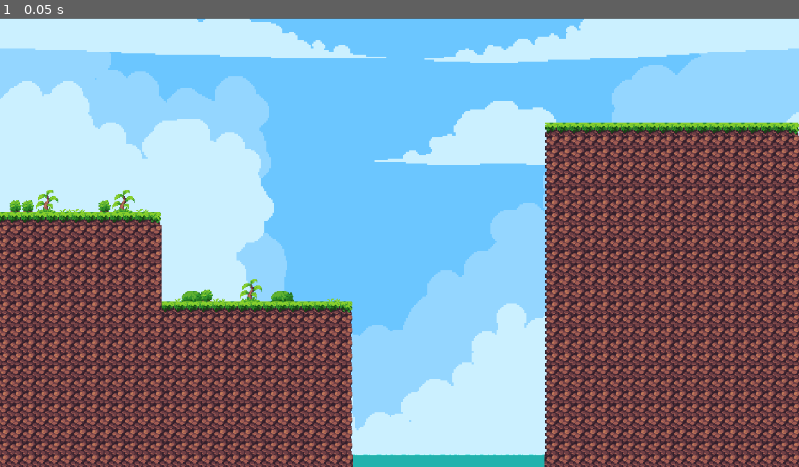
Above: before the commit, frame 1.
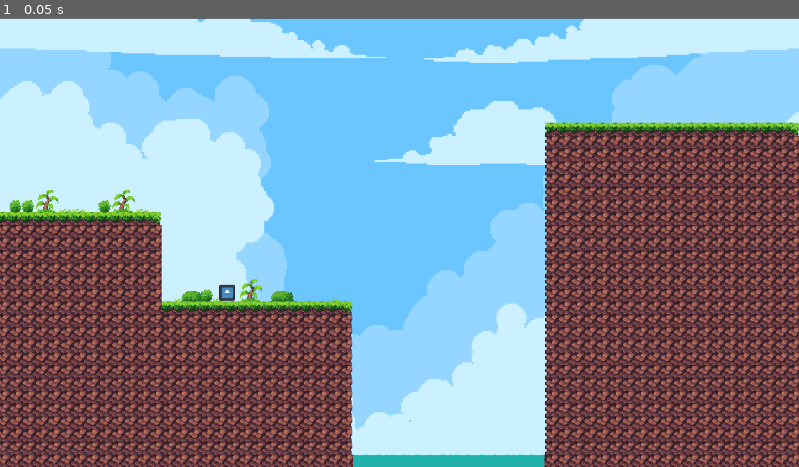
Above: after the commit, the same moment.

Repository: MichaelRRyan/ggj2024
Game: Godot game, scene res://gameplay/gameplay.tscn
Same seed, same stepped clock (60 frames per second), same inputs: the game is played once before the commit and once after it. The engine's default icon, where the game draws it, is replaced by a stand-in: a white triangle on a blue panel in a dark square.
Inputs:
- Up to frame 1 (0.05 s): no input

The runs differ from the first frame. In frame 1, less than 0.1% of the frame differs, in the area x 27-30%, y 59-64%.

Commit message:
Added pickup hover, click and release sensing

Diff:
--- /dev/null
+++ b/features/entity/entity.tscn
@@ -0,0 +1,28 @@
+[gd_scene load_steps=5 format=3 uid="uid://c1q10vduv63ji"]
+
+[ext_resource type="Texture2D" uid="uid://da4qjah5rn2oc" path="res://icon.svg" id="1_lubb1"]
+[ext_resource type="Script" path="res://features/entity_pickup/pickup_component.gd" id="2_kmm32"]
+
+[sub_resource type="RectangleShape2D" id="RectangleShape2D_yb0ci"]
+
+[sub_resource type="CapsuleShape2D" id="CapsuleShape2D_q6ywv"]
+radius = 11.0
+
+[node name="Entity" type="CharacterBody2D"]
+
+[node name="Sprite2D" type="Sprite2D" parent="."]
+scale = Vector2(0.15625, 0.15625)
+texture = ExtResource("1_lubb1")
+
+[node name="CollisionShape2D" type="CollisionShape2D" parent="."]
+shape = SubResource("RectangleShape2D_yb0ci")
+
+[node name="PickupComponent" type="Area2D" parent="."]
+script = ExtResource("2_kmm32")
+
+[node name="CollisionShape2D" type="CollisionShape2D" parent="PickupComponent"]
+position = Vector2(0, -3)
+shape = SubResource("CapsuleShape2D_q6ywv")
+
+[connection signal="mouse_entered" from="PickupComponent" to="PickupComponent" method="_on_mouse_entered"]
+[connection signal="mouse_exited" from="PickupComponent" to="PickupComponent" method="_on_mouse_exited"]
--- /dev/null
+++ b/features/entity_pickup/pickup_component.gd
@@ -0,0 +1,22 @@
+extends Area2D
+
+var _is_held = false
+var _mouse_hovered := false
+
+func _on_mouse_entered():
+	_mouse_hovered = true
+
+func _on_mouse_exited():
+	_mouse_hovered = false
+
+func _input(event):
+	if event.is_action_pressed("select") and _mouse_hovered:
+		if not Global.mouse.is_holding_entity:
+			Global.mouse.is_holding_entity = true
+			_is_held = true
+			print("held")
+
+	elif event.is_action_released("select") and _is_held:
+		Global.mouse.is_holding_entity = false
+		_is_held = false
+		print("dropped")
--- /dev/null
+++ b/features/global/global.gd
@@ -0,0 +1,6 @@
+extends Node
+
+class Mouse:
+	var is_holding_entity = false
+
+var mouse : Mouse = Mouse.new()
--- a/gameplay/gameplay.tscn
+++ b/gameplay/gameplay.tscn
@@ -1,8 +1,9 @@
-[gd_scene load_steps=4 format=3 uid="uid://coiak86a6j23m"]
+[gd_scene load_steps=5 format=3 uid="uid://coiak86a6j23m"]
 
 [ext_resource type="PackedScene" uid="uid://cw4bt3vwparv0" path="res://features/terrain/terrain.tscn" id="1_w7dwa"]
 [ext_resource type="Texture2D" uid="uid://n0528l5ksxks" path="res://assets/images/backgrounds/placeholder_background1.png" id="2_be6do"]
 [ext_resource type="Texture2D" uid="uid://bt5kkv3yt2tko" path="res://assets/images/backgrounds/placeholder_background2.png" id="3_q37f8"]
+[ext_resource type="PackedScene" uid="uid://c1q10vduv63ji" path="res://features/entity/entity.tscn" id="4_2pljg"]
 
 [node name="Gameplay" type="Node2D"]
 
@@ -25,3 +26,6 @@
 position = Vector2(300, -74)
 scale = Vector2(2.065, 2.065)
 texture = ExtResource("3_q37f8")
+
+[node name="Entity" parent="." instance=ExtResource("4_2pljg")]
+position = Vector2(82, -11)
--- a/project.godot
+++ b/project.godot
@@ -14,6 +14,10 @@
 run/main_scene="res://gameplay/gameplay.tscn"
 config/features=PackedStringArray("4.2", "Forward Plus")
 config/icon="res://icon.svg"
+
+[autoload]
+
+Global="*res://features/global/global.gd"
 
 [input]
 
@@ -42,6 +46,11 @@
 "events": [Object(InputEventKey,"resource_local_to_scene":false,"resource_name":"","device":-1,"window_id":0,"alt_pressed":false,"shift_pressed":false,"ctrl_pressed":false,"meta_pressed":false,"pressed":false,"keycode":0,"physical_keycode":32,"key_label":0,"unicode":32,"echo":false,"script":null)
 ]
 }
+select={
+"deadzone": 0.5,
+"events": [Object(InputEventMouseButton,"resource_local_to_scene":false,"resource_name":"","device":-1,"window_id":0,"alt_pressed":false,"shift_pressed":false,"ctrl_pressed":false,"meta_pressed":false,"button_mask":0,"position":Vector2(0, 0),"global_position":Vector2(0, 0),"factor":1.0,"button_index":1,"canceled":false,"pressed":false,"double_click":false,"script":null)
+]
+}
 
 [rendering]
 
--- a/test_level.tscn
+++ b/test_level.tscn
@@ -234,4 +234,3 @@
 position = Vector2(358, 54)
 speed = 200.0
 jump_velocity = -200.0
-health = 10.0
Not shown: 1 places in test_level.tscn that only renumber resources
